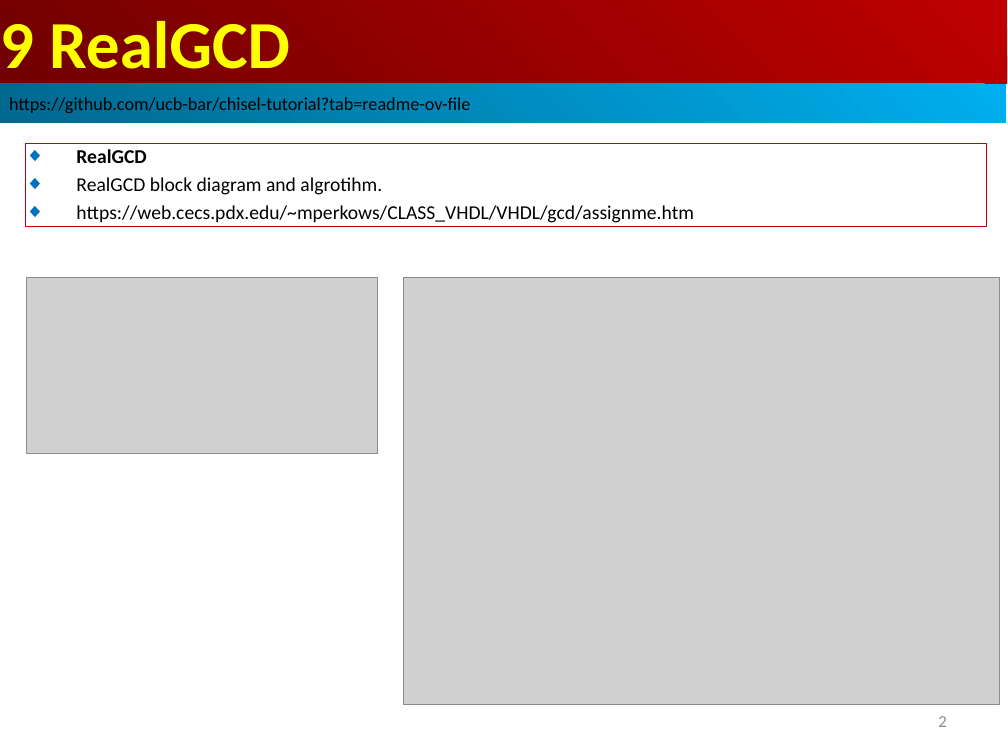
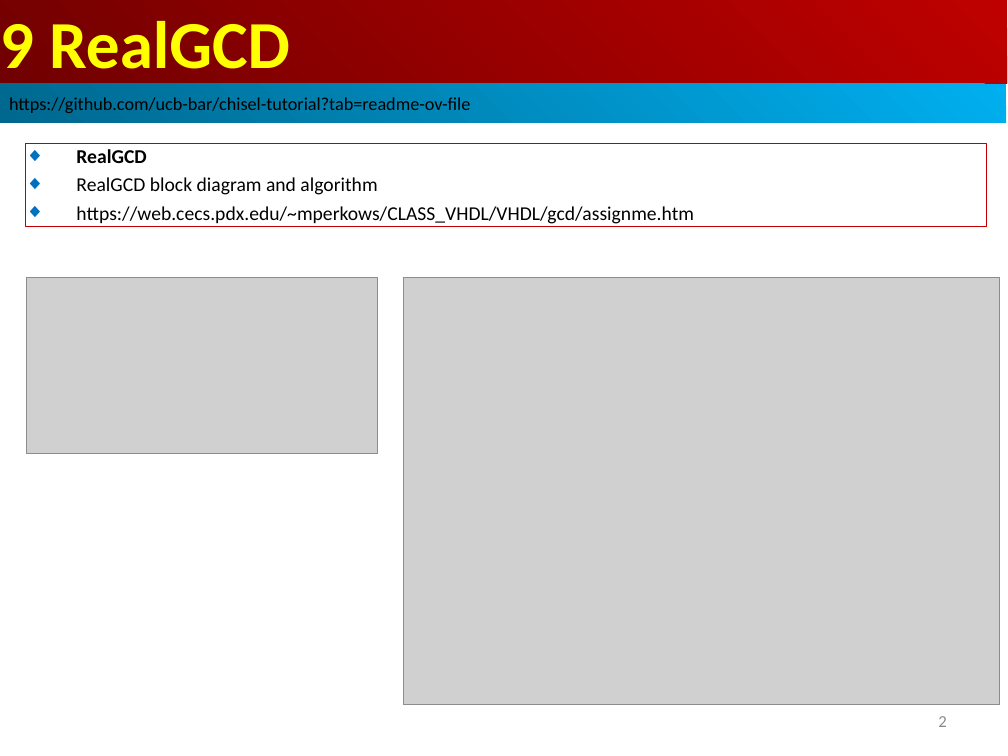
Before and after one commit to peterhchen/AIU_CS800_Chisel, a slide deck: slide 2 of 600_UCB_Chisel/009_RealGCD/000_Video/009_RealGCD.ppt. Drawn at 1008x756 pixels with LibreOffice and Linux fonts; fonts in the diff are those of the drawing; grey boxes stand for pictures. Boxes give left, top, right and bottom in pixels: in the first picture for what was removed or moved away, otherwise in the second. Text is boxed around its words. In the diff, an @@ line names an element or a change of style, - is before the commit and + after.

```diff
--- a/600_UCB_Chisel/009_RealGCD/000_Video/009_RealGCD.ppt
+++ b/600_UCB_Chisel/009_RealGCD/000_Video/009_RealGCD.ppt
@@ text in rectangle at box(76, 177, 377, 195): text changed @@
-◆ RealGCD block diagram and algrotihm.
+◆ RealGCD block diagram and algorithm
```
